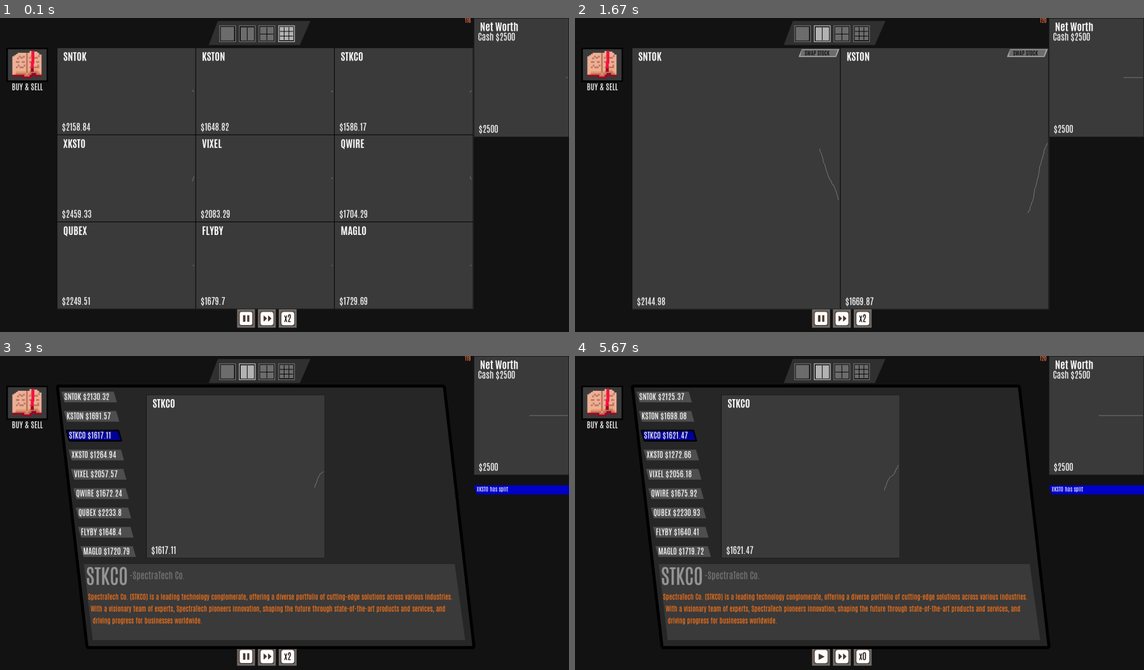
Above: before the commit, frames 1-4 (two rows, left to right).
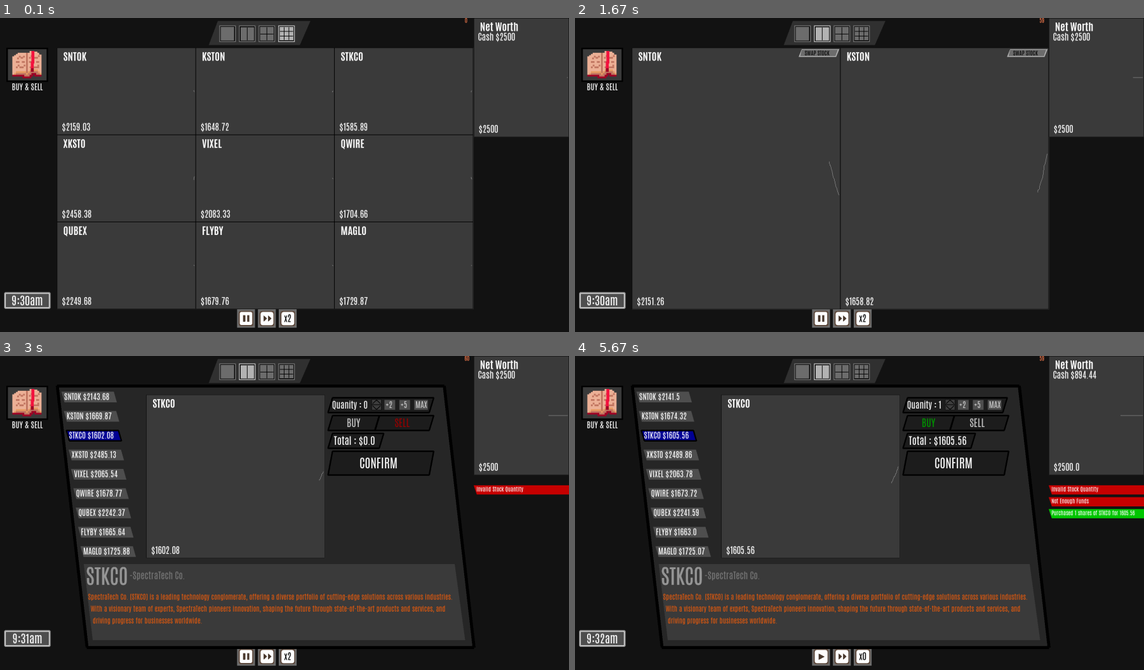
Above: after the commit, the same moments.

Repository: brandk07/Trading-Aces
Game: pygame game, started from Main.py
Same seed, same stepped clock (60 frames per second), same inputs: the game is played once before the commit and once after it.
Inputs (mouse positions are in pixels of both pictures, inside the frame that each line leads up to):
- Up to frame 1 (0.1 s): no input
- Up to frame 2 (1.67 s): press the mouse at (842, 33) at 0.37 s; move the mouse to (836, 61) at 0.47 s; release the mouse at (836, 90) at 0.6 s; press the mouse at (819, 33) at 0.7 s; move the mouse to (740, 153) at 0.8 s; release the mouse at (654, 269) at 0.93 s; press the mouse at (819, 319) at 1.03 s; move the mouse to (882, 225) at 1.13 s; release the mouse at (950, 134) at 1.27 s; press the mouse at (819, 319) at 1.37 s; move the mouse to (813, 303) at 1.47 s; release the mouse at (808, 288) at 1.6 s
- Up to frame 3 (3 s): click (28, 406) at 1.72 s; press the mouse at (403, 421) at 2.03 s; move the mouse to (421, 528) at 2.13 s; release the mouse at (438, 632) at 2.27 s; click (73, 440) at 2.38 s; click (375, 403) at 2.72 s
- Up to frame 4 (5.67 s): press the mouse at (978, 403) at 3.03 s; move the mouse to (939, 450) at 3.13 s; release the mouse at (905, 497) at 3.27 s; press the mouse at (819, 657) at 3.37 s; move the mouse to (757, 585) at 3.47 s; release the mouse at (694, 509) at 3.6 s; click (927, 421) at 3.72 s; press the mouse at (961, 403) at 4.03 s; move the mouse to (870, 403) at 4.13 s; release the mouse at (774, 403) at 4.27 s; click (950, 406) at 4.38 s; press the mouse at (978, 403) at 4.7 s; move the mouse to (813, 409) at 4.8 s; release the mouse at (643, 412) at 4.93 s; press the mouse at (956, 462) at 5.03 s; move the mouse to (910, 465) at 5.13 s; release the mouse at (865, 469) at 5.27 s; press the mouse at (956, 462) at 5.37 s; move the mouse to (876, 447) at 5.47 s; release the mouse at (802, 428) at 5.6 s

The runs differ from the first frame. In frame 1, 0.6% of the frame differs, in the area x 0-100%, y 0-93%; in frame 2, 0.6%; in frame 3, 2.9%; in frame 4, 4.1%.

Commit message:
buying and selling complete

Diff:
--- a/Classes/Playerportfolio.py
+++ b/Classes/Playerportfolio.py
@@ -18,23 +18,34 @@
         self.messagedict = {}
         # self.recent_movementvar = (None,None,(180,180,180))
 
-    def buy(self,name:str,price:int):
-        if self.cash >= price:
-            self.cash -= price
-            self.stocks.append([name,price])
-        self.messagedict[f'Purchased {round(price,2)} from {name}'] = (time.time(),(0,200,0))
+    def buy(self,name:str,price:int,quantity:int=1):
+        for _ in range(quantity+1):
+            if self.cash >= price:
+                self.cash -= price
+                self.stocks.append([name,price])
+
+        self.messagedict[f'Purchased {quantity} shares of {name} for {round(price*quantity,2)}'] = (time.time(),(0,200,0))
         print(f'buying {name} for {price}')
         print('cash is',self.cash)
         print('stocks are',self.stocks)
         print('/'*20)
-    def sell(self,name:str,price:int):
-        self.cash += price
-        originalprice = [stock[1] for stock in self.stocks if stock[0] == name][0]
-        self.stocks.remove([name,originalprice])
-        if price < originalprice:
-            self.messagedict[f'Lost {round(price-originalprice,2)} from {name}'] = (time.time(),(200,0,0))
+    def sell(self,name:str,price:int,quantity:int=1):
+        self.cash += price*quantity
+        print(self.stocks)
+        self.messagedict[f'Sold {quantity} shares of {name} for {round(price*quantity,2)}'] = (time.time(),(0,200,0))
+        if price*quantity < sum([stock[1] for stock in self.stocks if stock[0] == name]):
+            self.messagedict[f'Lost {round((price*quantity)-sum([self.stocks[i][1] for i in range(quantity) if self.stocks[i][0] == name]),2)} from {name}'] = (time.time(),(200,0,0))
         else:
-            self.messagedict[f'Profited {round(price-originalprice,2)} from {name}'] = (time.time(),(0,200,0))
+            self.messagedict[f'Profited {round((price*quantity)-sum([self.stocks[i][1] for i in range(quantity) if self.stocks[i][0] == name]),2)} from {quantity} {name} shares'] = (time.time(),(0,200,0))
+        for _ in range(quantity):
+            # originalprice = [stock[1] for stock in self.stocks if stock[0] == name][0]
+            print([stock[0] for stock in self.stocks],'stocks')
+            originalprice = self.stocks[[stock[0] for stock in self.stocks].index(name)][1]
+            self.stocks.remove([name,originalprice])
+            # if price < originalprice:
+            #     self.messagedict[f'Lost {round(price-originalprice,2)} from {name}'] = (time.time(),(200,0,0))
+            # else:
+            #     self.messagedict[f'Profited {round(price-originalprice,2)} from {name}'] = (time.time(),(0,200,0))
 
 
         print(f'selling {name} for {price}')
--- a/Classes/Stockbook.py
+++ b/Classes/Stockbook.py
@@ -5,7 +5,7 @@
 class Stockbook:
     def __init__(self,stocknames:list) -> None:
         surface = pygame.Surface((140,115))
-        self.icon = pygame.image.load(r'Assets\book.png').convert_alpha()
+        self.icon = pygame.image.load(r'Assets\stockbook\book.png').convert_alpha()
         self.icon = pygame.transform.scale(self.icon,(140,100))
         surface.fill((60,60,60))
         surface.blit(self.icon,(0,5))
@@ -14,41 +14,43 @@
         self.buyselltext = fontlist[36].render('BUY & SELL',(255,255,255))[0]
         self.menudrawn = False
         self.selectedstock = 0
-
+        self.quantity = 0
         self.stocktext = {name:[] for name in stocknames}
+        self.uparrow = pygame.image.load(r'Assets\stockbook\uparrow.png').convert_alpha()
+        self.uparrow = pygame.transform.scale(self.uparrow,(33,18))
+        self.downarrow = pygame.transform.flip(self.uparrow,False,True)
+        self.buying = True#if false then selling
 
         with open(r'Assets\stockdescriptions.txt','r') as descriptions:
 
             filecontents = descriptions.readlines()
             for i,line in enumerate(filecontents):
-                print(line.replace('\n',''))
                 for stockname in stocknames:
-                    print(line.replace('\n',''))
                     if line.replace('\n','') == stockname:
                         for x in range(1,5):
                             self.stocktext[stockname].append(filecontents[i+x].replace('\n',''))
 
         self.renderedstocknames = {name:fontlist[90].render(name,(150,150,150))[0] for name in stocknames}
-        for key,lines in self.stocktext.items():
+        for key,lines in self.stocktext.items():#rendering the text that displays info about the stocks
             for i,line in enumerate(lines):
-                if i == 0:
+                if i == 0:#if its the first line, render it with a larger font and grey color
                     self.stocktext[key][i] = fontlist[40].render(line,(120, 120, 120))[0]
-                else:
-                    self.stocktext[key][i] = fontlist[30].render(line,(255, 117, 24))[0]
-
-    def draw_icon(self,screen:pygame.Surface,Mousebuttons:int,stocklist:list,play_pause):
-        if self.icon_sensing(screen,Mousebuttons,stocklist,play_pause):
+                else:#else render it with a smaller font and orange color
+                    self.stocktext[key][i] = fontlist[30].render(line,(225, 90, 15))[0]
+
+    def draw_icon(self,screen:pygame.Surface,Mousebuttons:int,stocklist:list,play_pause,player):
+        if self.icon_sensing(screen,Mousebuttons,stocklist,play_pause,player):
             width1 = self.icon.get_width(); height1 = self.icon.get_height();height2 = self.buyselltext.get_height()
             gfxdraw.filled_polygon(screen,[(25,95),(width1+35,95),(width1+35,110+height1+height2),(25,110+height1+height2)],(110,110,110))
         screen.blit(self.icon,(30,100))
         screen.blit(self.buyselltext,(50,self.icon.get_height()+105))
 
-    def icon_sensing(self,screen,mousebuttons:int,stocklist,play_pause):
+    def icon_sensing(self,screen,mousebuttons:int,stocklist,play_pause,player):
         # print(pygame.mouse.get_pos())
         mousex,mousey = pygame.mouse.get_pos()
         collide = pygame.Rect.collidepoint(pygame.Rect(30,100,self.icon.get_width(),self.icon.get_height()+self.buyselltext.get_height()),mousex,mousey)
         if self.menudrawn:
-            self.draw_menu(screen,stocklist,mousebuttons,play_pause)
+            self.draw_menu(screen,stocklist,mousebuttons,play_pause,player)
 
         if collide:
             if mousebuttons == 1:
@@ -56,12 +58,12 @@
             else:
                 return True
 
-    def draw_menu(self,screen:pygame.Surface,stocklist:list,Mousebuttons:int,play_pause):
+    def draw_menu(self,screen:pygame.Surface,stocklist:list,Mousebuttons:int,play_pause,player):
         gfxdraw.filled_polygon(screen, ((200,100),(1500,100),(1600,980),(300,980)),(40,40,40))
         pygame.draw.polygon(screen, (0,0,0), ((200,100),(1500,100),(1600,980),(300,980)),10)
-
+        mousex,mousey = pygame.mouse.get_pos()
         for i,stock in enumerate(stocklist):
-            if self.menu_sensing(pygame.Rect(215+(i*8),120+(i*65),175,35)) and Mousebuttons == 1:
+            if pygame.Rect.collidepoint(pygame.Rect(215+(i*8),120+(i*65),175,35),mousex,mousey) and Mousebuttons == 1:
                 self.selectedstock = i
             if stock.recent_movementvar[2] == (180,180,180):
                 color = (0,0,150)  if self.selectedstock == i else (80,80,80)
@@ -71,28 +73,140 @@
             screen.blit(fontlist[36].render(f'{stock.name} ${round(stock.pricepoints[-1][1],2)}',(255,255,255))[0],(225+(i*8),125+(i*65)))
             if self.selectedstock == i:
                 pygame.draw.polygon(screen, (0,0,0), ((215+(i*8),120+(i*65)),(225+(i*8),155+(i*65)),(400+(i*8),155+(i*65)),(390+(i*8),120+(i*65))),5)
-                self.selected_stock(screen,stocklist,play_pause)
-
-            if Mousebuttons == 1:#CAN REMOVE LATER ------------------------------------------------------------
-                print(pygame.mouse.get_pos())
-
-
-    def menu_sensing(self,rect:pygame.Rect):
-        mousex,mousey = pygame.mouse.get_pos()
-        if pygame.Rect.collidepoint(rect,mousex,mousey):
-            return True
-        return False
-
-    def draw_info(self,screen:pygame.Surface,stocklist:list,play_pause):
+                self.selected_stock(screen,stocklist,play_pause,player,Mousebuttons)
+
+            # if Mousebuttons == 1:#CAN REMOVE LATER ------------------------------------------------------------
+            #     print(pygame.mouse.get_pos())
+
+
+    def draw_info(self,screen:pygame.Surface,stocklist:list,play_pause,player):
         gfxdraw.filled_polygon(screen,((290,700),(320,955),(1570,955),(1535,700)),(60,60,60))
 
         screen.blit(fontlist[90].render(f'{stocklist[self.selectedstock].name}',(255,255,255))[0],(300,710))
         screen.blit(self.renderedstocknames[stocklist[self.selectedstock].name],(300,710))
 
-        stocklist[self.selectedstock].update(screen,play_pause,None,(1100,130),(500,680),drawn=True)
+        stocklist[self.selectedstock].update(screen,play_pause,player,(1100,130),(500,680),drawn=True)
         for i,line in enumerate(self.stocktext[stocklist[self.selectedstock].name]):
             x,y = (305+((i-1)*8) if i != 0 else self.renderedstocknames[stocklist[self.selectedstock].name].get_width()+310),(800+((i-1)*40) if i != 0 else 725)
             screen.blit(line,(x,y))
 
-    def selected_stock(self,screen,stocklist:list,play_pause):
-        self.draw_info(screen,stocklist,play_pause)
+    def quantity_controls(self,screen,Mousebuttons:int,player,stocklist:list):
+        quantitytext = fontlist[40].render(f'Quanity : {self.quantity}',(255,255,255))[0]
+        x = 1150+quantitytext.get_width()+self.uparrow.get_width()
+
+        gfxdraw.filled_polygon(screen,((1125,140),(x+165,140),(x+150,190),(1110,190)),(30,30,30))
+        pygame.draw.polygon(screen, (0,0,0), ((1125,140),(x+165,140),(x+150,190),(1110,190)),5)
+
+
+        screen.blit(quantitytext,(1125,150))
+        # gfxdraw
+        screen.blit(self.uparrow,(1140+quantitytext.get_width(),146))
+        screen.blit(self.downarrow,(1140+quantitytext.get_width(),140+24))
+        mousex,mousey = pygame.mouse.get_pos()
+        #sensing for the up and down arrows
+        if pygame.Rect.collidepoint(pygame.Rect(1140+quantitytext.get_width(),146,self.uparrow.get_width(),self.uparrow.get_height()),mousex,mousey):
+            if Mousebuttons == 1:
+                self.quantity += 1
+        if pygame.Rect.collidepoint(pygame.Rect(1140+quantitytext.get_width(),140+24,self.downarrow.get_width(),self.downarrow.get_height()),mousex,mousey):
+            if Mousebuttons == 1 and self.quantity > 0:
+                self.quantity -= 1
+
+        for i in range(0,3):#the three buttons to the right of the quantity text
+            if i == 2:
+                gfxdraw.filled_polygon(screen,((x+(i*50),148),(x+(i*50)+45,148),(x+(i*50)+45,180),(x+(i*50),180)),(80,80,80))
+            else:
+                gfxdraw.filled_polygon(screen,((x+(i*50),148),(x+(i*50)+35,148),(x+(i*50)+35,180),(x+(i*50),180)),(80,80,80))
+            screen.blit(fontlist[36].render(f'{["+2","+5","MAX"][i]}',(200,200,200))[0],(x+(i*50)+5,152))
+            if pygame.Rect.collidepoint(pygame.Rect(x+(i*50),144,35,40),mousex,mousey):
+                if Mousebuttons == 1:
+                    if i == 0: self.quantity += 2
+                    elif i == 1: self.quantity += 5
+                    elif i == 2:
+                        if self.buying:self.quantity = int(player.cash/stocklist[self.selectedstock].pricepoints[-1][1])
+                        else: self.quantity = [stock[0] for stock in player.stocks].count(stocklist[self.selectedstock].name)
+        if not self.buying:# if selling
+
+            if self.quantity > (num:=[stock[0] for stock in player.stocks].count(stocklist[self.selectedstock].name)):#if the quantity is greater than the amount of stocks the player has
+                self.quantity = num
+                player.messagedict[f"Invalid Stock Quantity"] = (time.time(),(200,0,0))
+
+    def buysell_controls(self,screen,Mousebuttons:int,player,stocklist:list):
+        gfxdraw.filled_polygon(screen,((1125,200),(1110,250),(1450,250),(1465,200)),(30,30,30))#polygon for the buy and sell button
+        pygame.draw.polygon(screen, (0,0,0), ((1125,200),(1110,250),(1450,250),(1465,200)),5)#outline for the buy and sell button
+        gfxdraw.filled_polygon(screen,((1280,200),(1265,250),(1270,250),(1285,200)),(0,0,0))#polygon for the line in the middle of the buy and sell button
+
+        mousex,mousey = pygame.mouse.get_pos()
+        buycolor,sellcolor = (200,200,200),(200,200,200)
+
+        if pygame.Rect.collidepoint(pygame.Rect(1110,200,170,50),mousex,mousey):
+            buycolor = (0,150,0);sellcolor = (200,200,200)
+            if Mousebuttons == 1:self.buying = True
+        if pygame.Rect.collidepoint(pygame.Rect(1280,200,170,50),mousex,mousey):
+            sellcolor = (150,0,0);buycolor = (200,200,200)
+            if Mousebuttons == 1:self.buying = False
+        if self.buying and sellcolor == (200,200,200): buycolor = (0,150,0)
+        elif not self.buying and buycolor == (200,200,200): sellcolor = (150,0,0)
+        screen.blit(fontlist[45].render('BUY',buycolor)[0],(1175,210))
+        screen.blit(fontlist[45].render('SELL',sellcolor)[0],(1335,210))
+
+        # gfxdraw.filled_polygon(screen,((1125,260),(1110,310),(1450,310),(1465,260)),(30,30,30))#polygon for the buy and sell button
+        # # add text inside the polygon above for the total cost
+        # pygame.draw.polygon(screen, (0,0,0), ((1125,260),(1110,310),(1450,310),(1465,260)),5)#outline for the buy and sell button
+        # screen.blit(fontlist[45].render(f'Total : ${round(self.quantity*stocklist[self.selectedstock].pricepoints[-1][1],2)}',(255,255,255))[0],(1130,270))
+        text_surface, _ = fontlist[45].render(f'Total : ${round(self.quantity*stocklist[self.selectedstock].pricepoints[-1][1],2)}', (255, 255, 255))
+        text_width = text_surface.get_width()
+        #the x coords on the left of the polygon need to be switched
+        gfxdraw.filled_polygon(screen, ((1125, 260), (1125 + text_width + 35, 260), (1125 + text_width + 20, 310), (1110, 310)), (30, 30, 30))
+        pygame.draw.polygon(screen, (0, 0, 0), ((1125, 260), (1125 + text_width + 35, 260), (1125 + text_width + 20, 310), (1110, 310)), 5)
+        screen.blit(text_surface, (1130, 270))
+
+        #add a new polygon below that one with a confirm button that will buy or sell the stocks using the player.buy_stock() or player.sell_stock() functions
+
+
+
+        # make both the polygons below larger in the y direction and center the confirm button
+
+        confirmcolor = (30,30,30)
+        if pygame.Rect.collidepoint(pygame.Rect(1125,320,340,80),mousex,mousey) and self.quantity > 0:
+            if self.buying and self.quantity*stocklist[self.selectedstock].pricepoints[-1][1] <= player.cash:
+                 confirmcolor = (0,150,0)
+            elif not self.buying and self.quantity <= [stock[0] for stock in player.stocks].count(stocklist[self.selectedstock].name):
+                confirmcolor = (0,150,0)
+            else:
+                confirmcolor = (150,0,0)
+            if Mousebuttons == 1:
+                if self.buying and self.quantity*stocklist[self.selectedstock].pricepoints[-1][1] <= player.cash:
+                    player.buy(stocklist[self.selectedstock].name,stocklist[self.selectedstock].pricepoints[-1][1],self.quantity)
+                elif self.buying and self.quantity*stocklist[self.selectedstock].pricepoints[-1][1] > player.cash:
+                    self.quantity = int(player.cash/stocklist[self.selectedstock].pricepoints[-1][1])
+                    player.messagedict[f"Not Enough Funds"] = (time.time(),(200,0,0))
+                else:
+                    player.sell(stocklist[self.selectedstock].name,stocklist[self.selectedstock].pricepoints[-1][1],self.quantity)
+                    if self.quantity > (num:=[stock[0] for stock in player.stocks].count(stocklist[self.selectedstock].name)):
+                        self.quantity = num
+
+        gfxdraw.filled_polygon(screen,((1125,320),(1110,400),(1450,400),(1465,320)),confirmcolor)#polygon for the confirm button
+        pygame.draw.polygon(screen, (0,0,0), ((1125,320),(1110,400),(1450,400),(1465,320)),5)#outline confirm button polygon
+        confirm_text, _ = fontlist[55].render(f'CONFIRM', (255, 255, 255))
+        confirm_text_rect = confirm_text.get_rect(center=(1280, 360))
+        screen.blit(confirm_text, confirm_text_rect)
+        # if pygame.Rect.collidepoint(pygame.Rect(1125,320,340,80),mousex,mousey):
+        #     if Mousebuttons == 1:
+
+        #         if self.buying and self.quantity*stocklist[self.selectedstock].pricepoints[-1][1] <= player.cash:
+        #             player.buy(stocklist[self.selectedstock].name,stocklist[self.selectedstock].pricepoints[-1][1],self.quantity)
+        #         elif self.buying and self.quantity*stocklist[self.selectedstock].pricepoints[-1][1] > player.cash:
+        #             self.quantity = int(player.cash/stocklist[self.selectedstock].pricepoints[-1][1])
+        #             player.messagedict[f"Not Enough Funds"] = (time.time(),(200,0,0))
+        #         else:
+        #             player.sell(stocklist[self.selectedstock].name,stocklist[self.selectedstock].pricepoints[-1][1],self.quantity)
+        #             if self.quantity > (num:=[stock[0] for stock in player.stocks].count(stocklist[self.selectedstock].name)):
+        #                 self.quantity = num
+
+
+
+    def selected_stock(self,screen,stocklist:list,play_pause,player,Mousebuttons:int):
+        """This function is called for the selected stock in the stockbook menu"""
+        self.draw_info(screen,stocklist,play_pause,player)
+        self.quantity_controls(screen,Mousebuttons,player,stocklist)
+        self.buysell_controls(screen,Mousebuttons,player,stocklist)
--- a/Defs.py
+++ b/Defs.py
@@ -2,6 +2,7 @@
 import time
 from pygame import gfxdraw
 from pygame import freetype
+import math
 pygame.font.init()
 def update_fps(clock):
     fps = str(int(clock.get_fps()))
@@ -27,6 +28,32 @@
         return result
     return wrapper
 pygame.init()
+
+# currentime = [hours,minutes,update interval ,am/pm]
+def Gametime(currentime,gamespeed,playing,screen:pygame.Surface,fps):
+    if playing:
+        currentime[2] += gamespeed
+        if currentime[2] >= 3*60:#update interval, 3*fps(60) = 1 minute in game
+            currentime[2] = 0
+            currentime[1] += 1
+        if currentime[1] >= 60:#if minutes is 60, reset minutes to 0 and add 1 to hours
+            currentime[1] = 0
+            currentime[0] += 1
+        if currentime[0] >= 12:#if hours is 12, reset hours to 1 and change am/pm
+            currentime[0] = 1
+            currentime[3] = 'pm' if currentime[3] == 'am' else 'am'
+    numtime_text,rect = fontlist[50].render(f'{currentime[0]}:{"0" if currentime[1] < 10 else ""}{currentime[1]}{currentime[3]}',(255,255,255))
+
+    numtime_rect = numtime_text.get_rect(center=(100, 950))
+
+    polygon_points = [(25, 925), (175, 925), (175, 975), (25, 975)]
+    pygame.draw.polygon(screen, (80, 80, 80), polygon_points)
+    pygame.draw.polygon(screen, (255, 255, 255), polygon_points, 5)
+    pygame.draw.polygon(screen, (0, 0, 0), polygon_points, 1)
+    screen.blit(numtime_text, numtime_rect)
+
+    return currentime
+
 # fonts = lambda font_size: pygame.font.SysFont(r'Assets/antonio/Antonio-Regular.ttf',font_size)
 # fonts = lambda font_size: pygame.font.SysFont(r'Assets/antonio/Antonio-Bold.ttf',font_size)
 fonts = lambda font_size: freetype.Font(r'Assets/antonio/Antonio-Regular.ttf', font_size*.75)
--- a/Main.py
+++ b/Main.py
@@ -44,23 +44,26 @@
 # stock2 = Stock('KSTON',(800,0),(0,400),(500,2500),110,Player,window_offset)
 # stock3 = Stock('STKCO',(800,400),(0,1080),(500,2500),140,Player,window_offset)
 # stock4 = Stock('XKSTO',(1600,400),(800,1080),(2300,2310),180,Player,window_offset)
+
 ui_controls = UI_controls((window_offset[0]*-1,window_offset[1]))
 Mousebuttons = 0
 Tick = 0
 stocklist = [stockdict[name] for name in stocknames]
-
+gametime = [9,30,0,'am']
 while True:
     mousex,mousey = pygame.mouse.get_pos()
     screen.fill((20,20,20))
 
     if Tick < 4: Tick += 1#used for ui_controls.update
     else: Tick = 0
-
+    # print(time.time())
+    # print(time.asctime())
+    gametime = Gametime(gametime,ui_controls.gameplay_speed,ui_controls.playing,screen,clock.get_fps())
     stockgraphmanager.draw_graphs(screen,stocklist,player,ui_controls.logic(Tick),Mousebuttons,stockbook.menudrawn,stockbook)
 
     ui_controls.draw(screen,Mousebuttons,stockbook.menudrawn)#draws the ui controls to the screen, and senses for clicks
 
-    stockbook.draw_icon(screen,Mousebuttons,stocklist,ui_controls.logic(Tick))
+    stockbook.draw_icon(screen,Mousebuttons,stocklist,ui_controls.logic(Tick),player)
 
     screen.blit(update_fps(clock),(1570,0))
 
@@ -85,4 +88,4 @@
 
     pygame.display.update()
 
-    clock.tick(120)
+    clock.tick(60)
Binary file added: Assets/clock.png
Renamed: Assets/book.png -> Assets/stockbook/book.png
Binary file added: Assets/stockbook/uparrow.png
